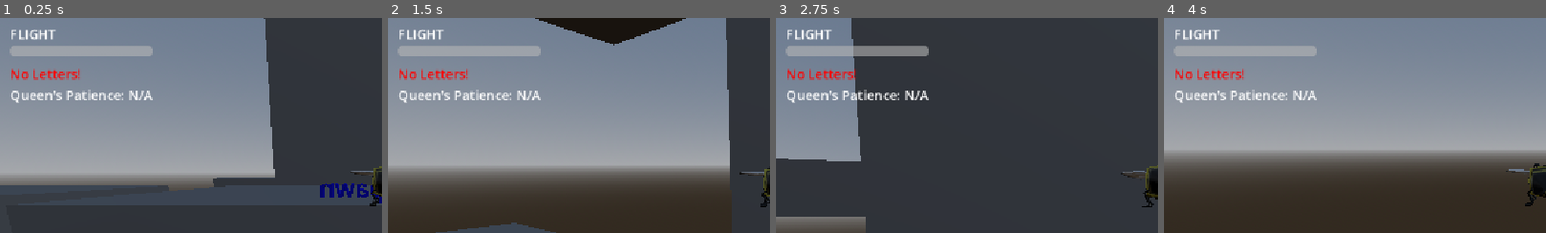
Above: before the commit, frames 1-4 (left to right).
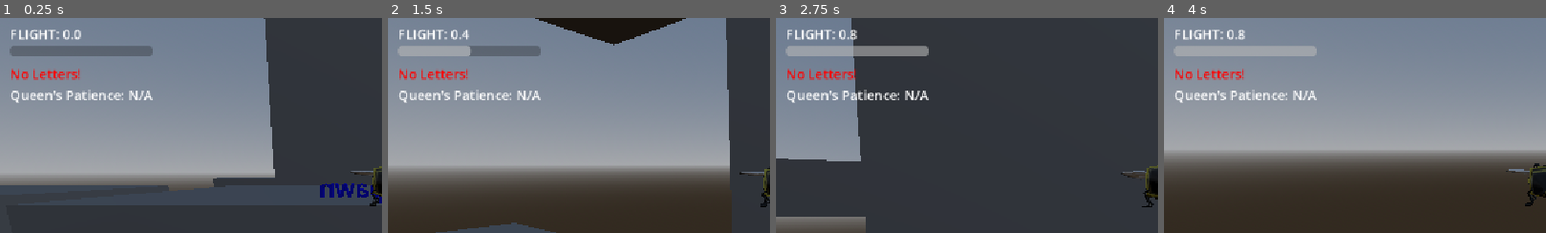
Above: after the commit, the same moments.

Repository: GunterJr/game-jam-feb
Game: Godot game, scene res://scenes/areas/movement-testing.tscn
The game is run twice, just before and just after one commit, with the same random seed, the same clock (stepped at 60 frames per second) and the same inputs. Sound files missing from this copy of the repository are replaced by a short silence.
Inputs (mouse positions are % of the whole screen's width and height, from its top left):
- Up to frame 1 (0.25 s): no input
- Up to frame 2 (1.5 s): tap Enter at 0.5 s; move the mouse to (55, 50) at 0.52 s; hold W (forward) from 0.53 s (still down); tap Shift (dash) at 0.6, 1.35 s; click (55, 50) at 0.67 s; tap Space (jump) at 0.77 s; move the mouse to (45, 50) at 1.27 s
- Up to frame 3 (2.75 s): keep holding W (forward); tap Space (jump) at 1.52 s; move the mouse to (52, 48) at 2.02 s; tap Shift (dash) at 2.1 s
- Up to frame 4 (4 s): keep holding W (forward); move the mouse to (49, 52) at 2.77 s; tap Shift (dash) at 2.85, 3.6 s; click (49, 52) at 2.92 s; tap Space (jump) at 3.02, 3.77 s; move the mouse to (57, 51) at 3.52 s
The pictures show only the part of the screen within x 0-50%, y 0-50%; the shares and areas given below are measured in that part.

The runs differ from the first frame. In frame 1, 2.0% of the frame differs, in the area x 2-40%, y 5-18%; in frame 2, 1.0%; in frame 3, 0.2%; in frame 4, 0.2%.

Commit message:
GUI: decouple GUI from benson, react to signal
- The GUI updates its flight meter from emitted signal
- An example can now be found in movement-testing.tscn

Diff:
--- a/scenes/areas/movement-testing.tscn
+++ b/scenes/areas/movement-testing.tscn
@@ -125,3 +125,5 @@
 transform = Transform3D(1, 0, 0, 0, 1, 0, 0, 0, 1, -0.9007504, 0.09811757, -1.4054432)
 
 [node name="GUI" parent="." unique_id=901090881 instance=ExtResource("4_64h5n")]
+
+[connection signal="flight_time_changed" from="Benson" to="GUI" method="update_flight"]
--- a/scripts/benson.gd
+++ b/scripts/benson.gd
@@ -13,7 +13,7 @@
 @export var dash_velocity: float = 10
 
 # Signals
-signal flight_time_changed
+signal flight_time_changed(time_left : float)
 signal died
 
 var flying : bool = false
@@ -21,9 +21,7 @@
 	set(val):
 		current_flight_time = val
 		current_flight_time = min(current_flight_time, flight_time)
-		## TODO: sponge
-		# GUI.update_flight(current_flight_time)
-		flight_time_changed.emit()
+		flight_time_changed.emit(current_flight_time)
 var current_velocity : Vector3 = Vector3(0, 0, 0)
 
 # Optional
--- a/scripts/gui.gd
+++ b/scripts/gui.gd
@@ -56,6 +56,8 @@
 	var out : String = "Queen's Patience: " + str(new)
 	patience_left.text = out
 
+
+## Connects to a player object and updates the flight meter.
 func update_flight(new: float):
 	new = snappedf(new, 0.1)
 	var out : String = "FLIGHT: " + str(new)
